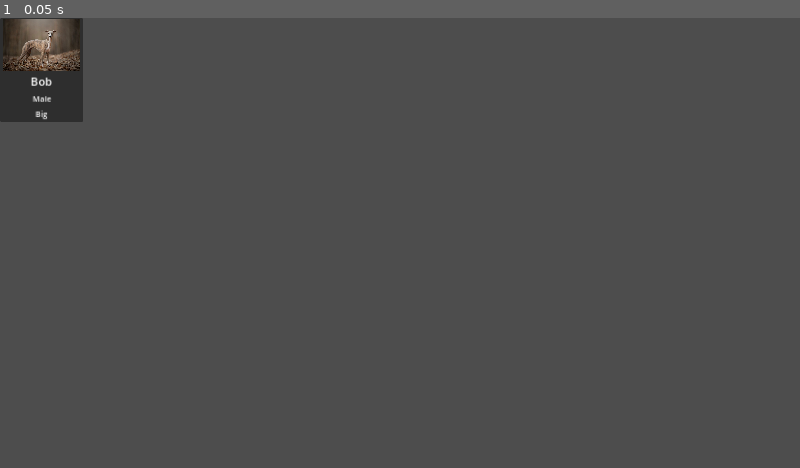
Above: before the commit, frame 1.
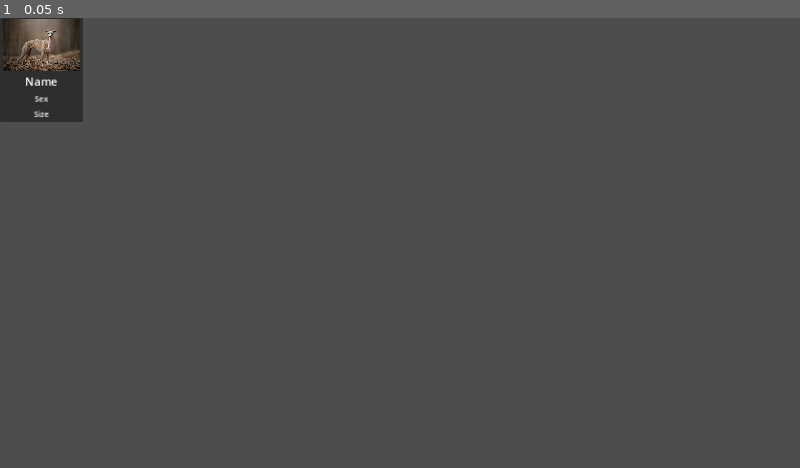
Above: after the commit, the same moment.

Repository: zMenta/GoSilas
Game: Godot game, scene res://scenes/card.tscn
Two runs of this game, one before a commit and one after it. Both use one fixed random seed, a clock stepped at 60 frames per second and the inputs below. This scene is started directly instead of the project's main scene.
Inputs:
- Up to frame 1 (0.05 s): no input

The runs differ from the first frame. In frame 1, less than 0.1% of the frame differs, in the area x 3-8%, y 13-23%.
Error after the commit: Invalid access to property or key 'changed' on a base object of type 'Nil'. (res://scripts/card.gd:16)

Commit message:
test data update

Diff:
--- a/test_data/adopter1.tres
+++ b/test_data/adopter1.tres
@@ -1,12 +1,13 @@
-[gd_resource type="Resource" script_class="Adopter" load_steps=3 format=3 uid="uid://dqyjujvabmtdi"]
+[gd_resource type="Resource" script_class="Adopter" load_steps=5 format=3 uid="uid://dqyjujvabmtdi"]
 
 [ext_resource type="Script" path="res://resources/animal.gd" id="1_2v60k"]
+[ext_resource type="Resource" uid="uid://c124npf5gltp1" path="res://test_data/animal1.tres" id="2_gusvv"]
 [ext_resource type="Script" path="res://resources/adopter.gd" id="2_wxhns"]
+[ext_resource type="Resource" uid="uid://co1m5juekreyv" path="res://test_data/animal2.tres" id="3_lhco6"]
 
 [resource]
 script = ExtResource("2_wxhns")
-adopted_animals = Array[ExtResource("1_2v60k")]([])
+adopted_animals = Array[ExtResource("1_2v60k")]([ExtResource("2_gusvv"), ExtResource("3_lhco6")])
 name = "Pablo"
 cpf = "020635435030"
 telephone_number = "99999999"
-observations = "Cool dude"
--- a/test_data/animal1.tres
+++ b/test_data/animal1.tres
@@ -1,10 +1,12 @@
-[gd_resource type="Resource" script_class="Animal" load_steps=3 format=3 uid="uid://c124npf5gltp1"]
+[gd_resource type="Resource" script_class="Animal" load_steps=4 format=3 uid="uid://c124npf5gltp1"]
 
 [ext_resource type="Texture2D" uid="uid://c70kgdtiq3sru" path="res://test_data/dog.jpg" id="1_dcxuy"]
+[ext_resource type="Resource" uid="uid://dqyjujvabmtdi" path="res://test_data/adopter1.tres" id="1_ievcy"]
 [ext_resource type="Script" path="res://resources/animal.gd" id="1_qkm4l"]
 
 [resource]
 script = ExtResource("1_qkm4l")
+adopter = ExtResource("1_ievcy")
 name = "Bob"
 image = ExtResource("1_dcxuy")
 is_castrated = false
--- a/test_data/animal2.tres
+++ b/test_data/animal2.tres
@@ -1,10 +1,14 @@
-[gd_resource type="Resource" script_class="Animal" load_steps=3 format=3 uid="uid://co1m5juekreyv"]
+[gd_resource type="Resource" script_class="Animal" load_steps=5 format=3 uid="uid://co1m5juekreyv"]
 
+[ext_resource type="Resource" uid="uid://b0s3hq2523an6" path="res://test_data/address1.tres" id="1_75wrl"]
+[ext_resource type="Resource" uid="uid://dqyjujvabmtdi" path="res://test_data/adopter1.tres" id="1_cueeh"]
 [ext_resource type="Texture2D" uid="uid://c70kgdtiq3sru" path="res://test_data/dog.jpg" id="1_isefl"]
 [ext_resource type="Script" path="res://resources/animal.gd" id="2_nh3vn"]
 
 [resource]
 script = ExtResource("2_nh3vn")
+adopter = ExtResource("1_cueeh")
+address = ExtResource("1_75wrl")
 name = "Carl"
 image = ExtResource("1_isefl")
 is_castrated = true
--- a/test_data/animal3.tres
+++ b/test_data/animal3.tres
@@ -1,10 +1,12 @@
-[gd_resource type="Resource" script_class="Animal" load_steps=3 format=3 uid="uid://b8xqtw6woq63s"]
+[gd_resource type="Resource" script_class="Animal" load_steps=4 format=3 uid="uid://b8xqtw6woq63s"]
 
+[ext_resource type="Resource" uid="uid://dr0x5puoik5dp" path="res://test_data/address2.tres" id="1_h2r8x"]
 [ext_resource type="Texture2D" uid="uid://c70kgdtiq3sru" path="res://test_data/dog.jpg" id="1_isefl"]
 [ext_resource type="Script" path="res://resources/animal.gd" id="2_nh3vn"]
 
 [resource]
 script = ExtResource("2_nh3vn")
+address = ExtResource("1_h2r8x")
 name = "Benny"
 image = ExtResource("1_isefl")
 is_castrated = true
